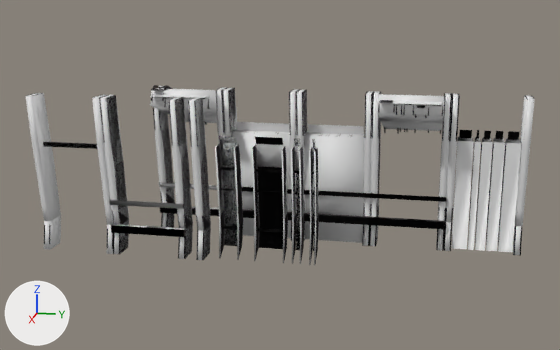
Before and after pictures for a commit that changed the Blender file modelssrc/stpm64/military/barricade/combine_barricade.blend.
The view is the same before and after, from a camera (50 mm lens) standing at (1301.0, 229.0, 446.0) and looking at (16.0, -28.0, 125.0). Every picture has the same lights, and +X, +Y and +Z are marked at lower left.

Names of what the first picture shows: 'barricade_cmb01_composite1_closed', 'barricade_cmb01_composite1_closed_phy', 'barricade_cmb01_composite1_open', 'barricade_cmb01_composite1_open_phy', 'barricade_cmb01_composite2_closed', 'barricade_cmb01_composite2_closed_phy', 'barricade_cmb01_composite2_open', 'barricade_cmb01_composite2_open_phy', 'barricade_cmb01_composite3', 'barricade_cmb01_composite3_phy', 'barricade_cmb01_frame_d', 'barricade_cmb01_frame_d_phy', 'barricade_cmb01_frame_support', 'barricade_cmb01_frame_support._phy', 'barricade_cmb01_frame_u', 'barricade_cmb01_frame_u_phy', 'barricade_cmb01_section_10u', 'barricade_cmb01_section_10u_phy', 'barricade_cmb01_section_15u', 'barricade_cmb01_section_15u_phy', 'barricade_cmb01_section_33u', 'barricade_cmb01_section_33u_phy', 'barricade_cmb01_section_50u', 'barricade_cmb01_section_50u_phy'.
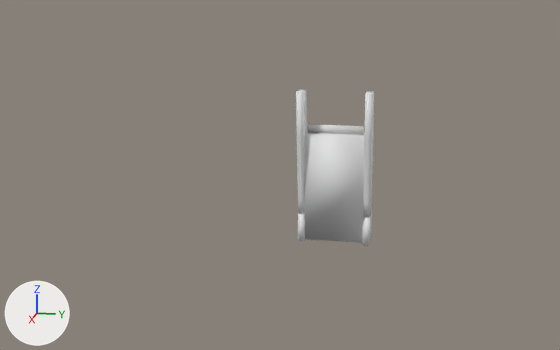
Location of each change, (x1, y1, x2, y2) in pixels of the pictures (560 x 350 px):
'barricade_cmb01_composite3_phy', hidden
    before: (444, 93, 535, 256)
'barricade_cmb01_composite1_open_phy', hidden
    before: (370, 91, 452, 251)
'barricade_cmb01_frame_u_phy', hidden
    before: (26, 93, 113, 254)
'barricade_cmb01_frame_d_phy', hidden
    before: (100, 95, 193, 259)
'barricade_cmb01_composite2_closed_phy', hidden
    before: (222, 88, 299, 238)
'barricade_cmb01_section_50u', hidden
    before: (252, 137, 288, 261)
'barricade_cmb01_frame_d', hidden
    before: (99, 95, 193, 259)
'barricade_cmb01_composite2_open_phy', hidden
    before: (150, 86, 237, 228)
'barricade_cmb01_section_33u', hidden
    before: (216, 135, 243, 260)
'barricade_cmb01_composite1_open', hidden
    before: (369, 91, 452, 251)
'barricade_cmb01_frame_support._phy', hidden
    before: (188, 97, 211, 260)
'barricade_cmb01_composite1_closed', hidden
    before: (296, 89, 372, 246)
'barricade_cmb01_section_50u_phy', hidden
    before: (252, 144, 287, 263)
'barricade_cmb01_composite3', hidden
    before: (444, 94, 534, 256)
'barricade_cmb01_composite2_open', hidden
    before: (151, 85, 226, 227)
'barricade_cmb01_section_33u_phy', hidden
    before: (215, 136, 239, 260)
'barricade_cmb01_frame_support', hidden
    before: (188, 98, 211, 260)
'barricade_cmb01_section_15u', hidden
    before: (292, 138, 304, 261)
'barricade_cmb01_section_15u_phy', hidden
    before: (291, 138, 304, 264)
'barricade_cmb01_composite2_closed', hidden
    before: (222, 88, 300, 241)
'barricade_cmb01_section_10u', hidden
    before: (310, 140, 319, 265)
'barricade_cmb01_section_10u_phy', hidden
    before: (309, 139, 318, 265)
'barricade_cmb01_frame_u', hidden
    before: (27, 93, 113, 249)
part 1 of me_barricade_reference_003, shading changed
    before: (444, 141, 521, 254)

Diff of the bpy script that builds the scene:
```diff
--- a/modelssrc/stpm64/military/barricade/combine_barricade.blend.py
+++ b/modelssrc/stpm64/military/barricade/combine_barricade.blend.py
@@ me_barricade_reference_003 @@
 me_barricade_reference_003.from_pydata(...)  # 104 vertices, 70 faces; spans x -64.0..64.0, y -31.0..38.0, z 0.0..270.0
 # used by ob_barricade_cmb01_composite3_phy; parent = ob_barricade_cmb01_composite3; location = (-19.2, 320.8, 0.0); rotation_euler = (0.0, 0.0, -1.571), in degrees (0, 0, -90)
+# me_barricade_reference_003 part 1: all faces are now shaded smooth (17 of 70 changed)
 me_barricade_reference_003.materials.append(mat_phys)
@@ ob_barricade_cmb01_section_33u @@
 ob_barricade_cmb01_section_33u.location = (128.0, -112.0, 0.0)
+ob_barricade_cmb01_section_33u.hide_set(True)
@@ ob_barricade_cmb01_composite2_closed @@
 ob_barricade_cmb01_composite2_closed.location = (0.0, -64.0, 0.0)
+ob_barricade_cmb01_composite2_closed.hide_set(True)
@@ ob_barricade_cmb01_composite1_closed @@
 ob_barricade_cmb01_composite1_closed.location = (0.0, 64.0, 0.0)
+ob_barricade_cmb01_composite1_closed.hide_set(True)
@@ ob_barricade_cmb01_composite2_open @@
 ob_barricade_cmb01_composite2_open.location = (0.0, -192.0, 0.0)
+ob_barricade_cmb01_composite2_open.hide_set(True)
@@ ob_barricade_cmb01_composite1_open @@
 ob_barricade_cmb01_composite1_open.location = (0.0, 192.0, 0.0)
+ob_barricade_cmb01_composite1_open.hide_set(True)
@@ ob_barricade_cmb01_composite3 @@
 ob_barricade_cmb01_composite3.rotation_euler = (0.0, 0.0, -1.571)  # degrees (0, 0, -90)
+ob_barricade_cmb01_composite3.hide_set(True)
@@ ob_barricade_cmb01_section_15u @@
 ob_barricade_cmb01_section_15u.location = (128.0, -24.0, 0.0)
+ob_barricade_cmb01_section_15u.hide_set(True)
@@ ob_barricade_cmb01_section_50u @@
 ob_barricade_cmb01_section_50u.location = (128.0, 0.0, 0.0)
+ob_barricade_cmb01_section_50u.hide_set(True)
@@ ob_barricade_cmb01_section_10u @@
 ob_barricade_cmb01_section_10u.location = (168.0, 64.0, 0.0)
+ob_barricade_cmb01_section_10u.hide_set(True)
@@ ob_barricade_cmb01_frame_d @@
 ob_barricade_cmb01_frame_d.location = (128.0, -88.0, 0.0)
+ob_barricade_cmb01_frame_d.hide_set(True)
@@ ob_barricade_cmb01_frame_u @@
 ob_barricade_cmb01_frame_u.location = (-160.0, 0.0, 0.0)
+ob_barricade_cmb01_frame_u.hide_set(True)
@@ ob_barricade_cmb01_frame_support @@
 ob_barricade_cmb01_frame_support.location = (128.0, -88.0, 0.0)
+ob_barricade_cmb01_frame_support.hide_set(True)
@@ ob_barricade_cmb01_frame_support__phy @@
 ob_barricade_cmb01_frame_support__phy.location = (128.0, -88.0, 0.0)
+ob_barricade_cmb01_frame_support__phy.hide_set(True)
@@ ob_barricade_cmb01_frame_d_phy @@
 ob_barricade_cmb01_frame_d_phy.location = (128.0, -120.0, 0.0)
+ob_barricade_cmb01_frame_d_phy.hide_set(True)
@@ ob_barricade_cmb01_frame_u_phy @@
 ob_barricade_cmb01_frame_u_phy.location = (128.0, -248.0, 0.0)
+ob_barricade_cmb01_frame_u_phy.hide_set(True)
@@ ob_barricade_cmb01_section_50u_phy @@
 ob_barricade_cmb01_section_50u_phy.location = (128.0, 0.0, 0.0)
+ob_barricade_cmb01_section_50u_phy.hide_set(True)
@@ ob_barricade_cmb01_section_33u_phy @@
 ob_barricade_cmb01_section_33u_phy.location = (128.0, -60.0, 0.0)
+ob_barricade_cmb01_section_33u_phy.hide_set(True)
@@ ob_barricade_cmb01_section_15u_phy @@
 ob_barricade_cmb01_section_15u_phy.location = (128.0, 63.0, 0.0)
+ob_barricade_cmb01_section_15u_phy.hide_set(True)
@@ ob_barricade_cmb01_section_10u_phy @@
 ob_barricade_cmb01_section_10u_phy.location = (128.0, 87.0, 0.0)
+ob_barricade_cmb01_section_10u_phy.hide_set(True)
@@ ob_barricade_cmb01_composite2_closed_phy @@
 ob_barricade_cmb01_composite2_closed_phy.location = (0.0, -64.0, 0.0)
+ob_barricade_cmb01_composite2_closed_phy.hide_set(True)
@@ ob_barricade_cmb01_composite1_open_phy @@
 ob_barricade_cmb01_composite1_open_phy.location = (0.0, 192.0, 0.0)
+ob_barricade_cmb01_composite1_open_phy.hide_set(True)
@@ ob_barricade_cmb01_composite2_open_phy @@
 ob_barricade_cmb01_composite2_open_phy.location = (0.0, -192.0, 0.0)
+ob_barricade_cmb01_composite2_open_phy.hide_set(True)
@@ ob_barricade_cmb01_composite3_phy @@
 ob_barricade_cmb01_composite3_phy.rotation_euler = (0.0, 0.0, -1.571)  # degrees (0, 0, -90)
+ob_barricade_cmb01_composite3_phy.hide_set(True)
```
